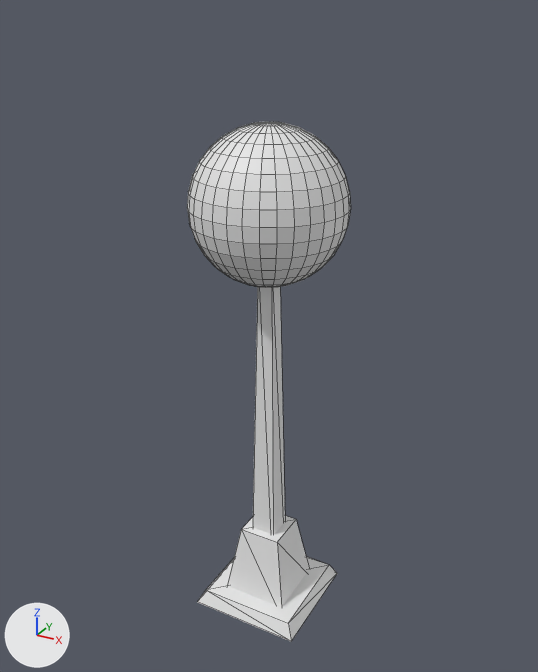
An edit to the FBX model fbx-conv/lamp.fbx, drawn before and after from the same camera.
Before and after are seen from a 50 mm lens placed at (0.436, -0.793, 0.822), pointed at (-0.005, 0.008, 0.422). The lights are fixed; the arrows at lower left show +X, +Y and +Z. Mesh edges are drawn as thin lines. Where no turn or scale is listed for an object, it has been applied to the vertices.

In view in the first picture: 'Sphere', 'lamp'.
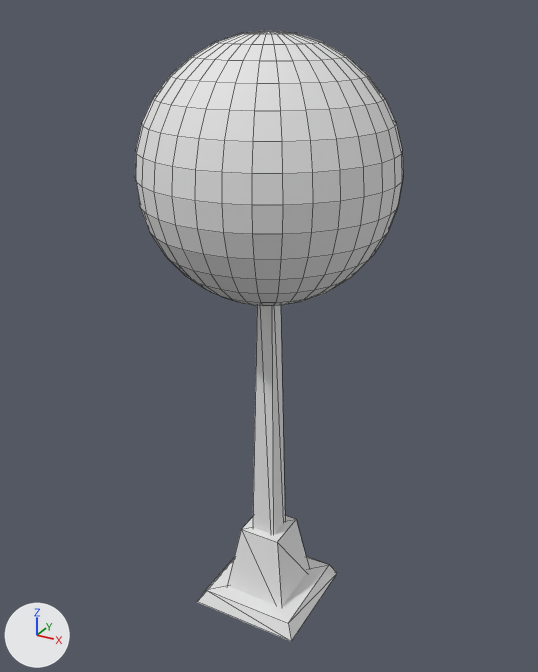
The change, as a list of edits to the scene's bpy script:
```text
Add mat_material_002:
    mat_material_002 = principled_material('Material.002')
    mat_material_002.base_color = (0.8, 0.8, 0.8)  # white #e7e7e7
    mat_material_002.roughness = 0.69
Add me_sphere_001:
    me_sphere_001.from_pydata(...)  # a UV sphere (32 segments, 16 rings, poles along z) spanning x -0.16..0.16, y -0.16..0.16, z -0.16..0.16
    me_sphere_001.materials.append(mat_material_002)  # white #e7e7e7
Remove ob_sphere:
    ob_sphere = bpy.data.objects.new('Sphere', me_sphere)
    ob_sphere.location = (0.0, 0.0, 0.6)
Add ob_light:
    ob_light = bpy.data.objects.new('Light', me_sphere_001)
    ob_light.location = (0.0, 0.0, 0.64)
```

Changed parts and their boxes (x1, y1, x2, y2) in the pictures (538 x 672 px):
'Light', added: after (135, 30, 403, 306)
'Sphere', deleted: before (187, 122, 351, 287)
